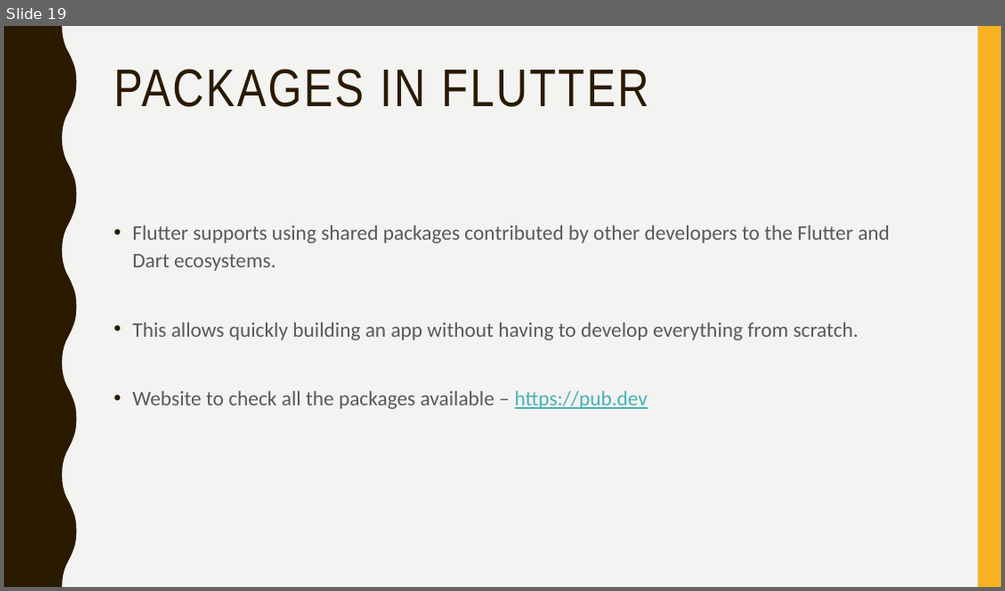
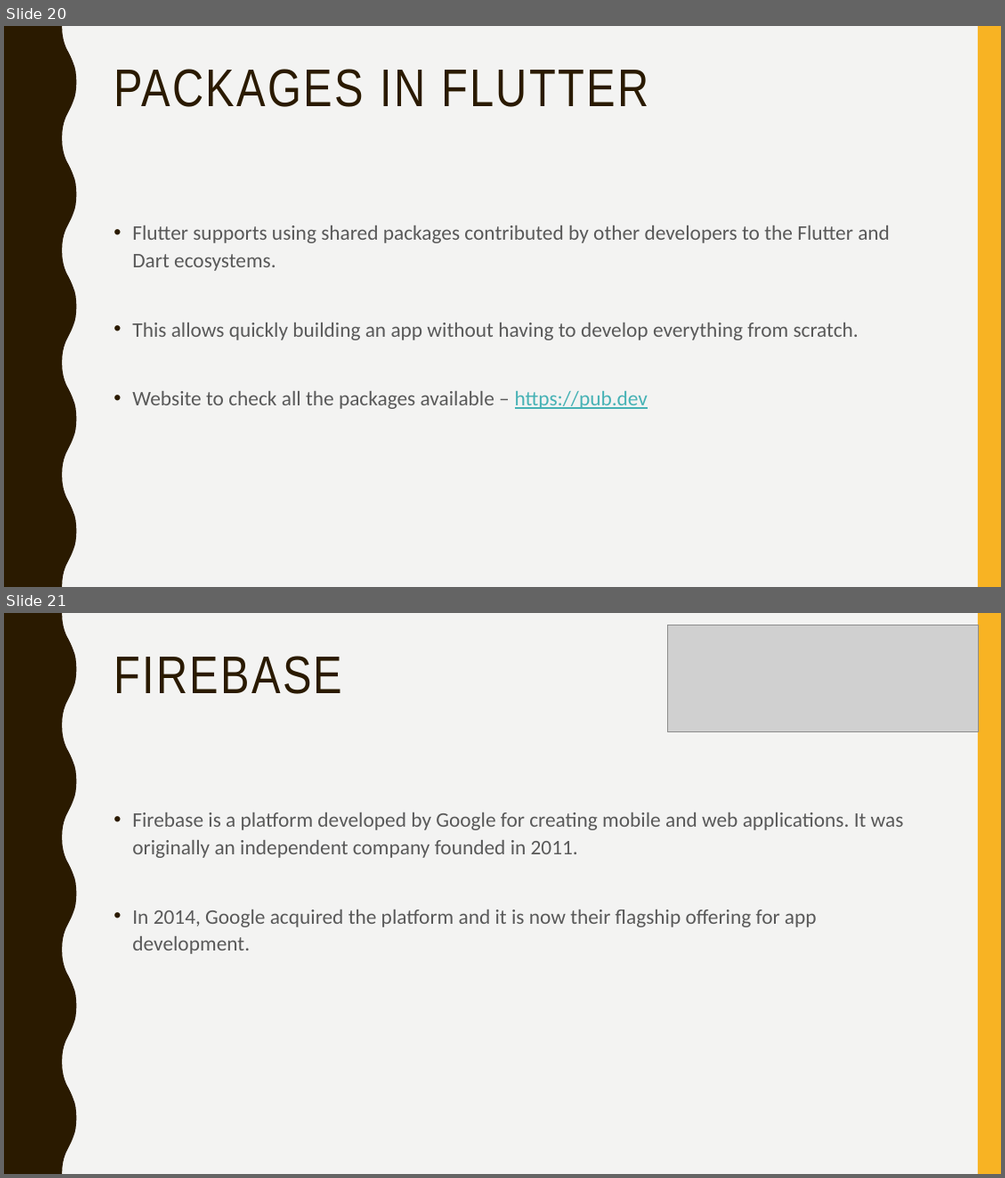
Before and after one commit to narayanvyas/flutter_workshop, a slide deck: Flutter Workshop.pptx. Shown one above the other, each under a label of ours: slide 19 before the commit, slides 20 and 21 after it. The pictures are 1005x591 and 1005x1178 pixels, drawn with LibreOffice and Linux fonts; fonts in the diff are those of the drawing; grey boxes stand for pictures. Boxes give left, top, right and bottom in pixels: in the first picture for what was removed or moved away, otherwise in the second. Text is boxed around its words. In the diff, an @@ line names an element or a change of style, - is before the commit and + after.

```diff
--- a/Flutter Workshop.pptx
+++ b/Flutter Workshop.pptx
@@ slide 21 added at box(4, 613, 1001, 1174), background #F3F3F2; not listed: 2 template elements that a slide beside it also shows @@
@@ picture added at box(667, 625, 978, 732) @@
@@ title added at box(113, 656, 342, 694), 51 pt, text #2A1A00 @@
+FIREBASE
@@ text added at box(132, 812, 904, 954), 20 pt, text #595959 @@
+• Firebase is a platform developed by Google for creating mobile and web applications. It was originally an independent company founded in 2011.
+• In 2014, Google acquired the platform and it is now their flagship offering for app development.
@@ what was slide 19 is now slide 20 @@
```
Also in this commit, not shown: 6 other slides added, 1 other file.
